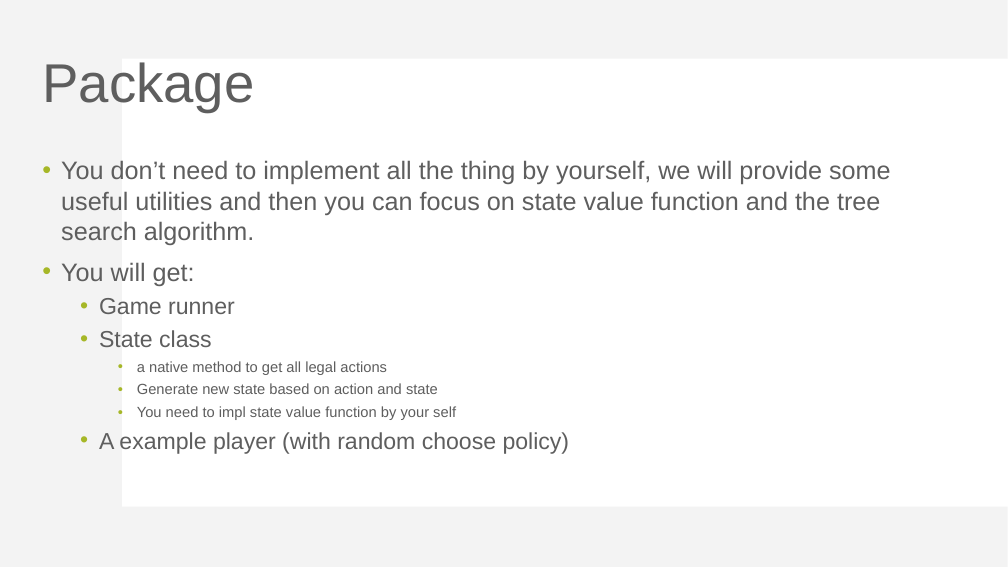
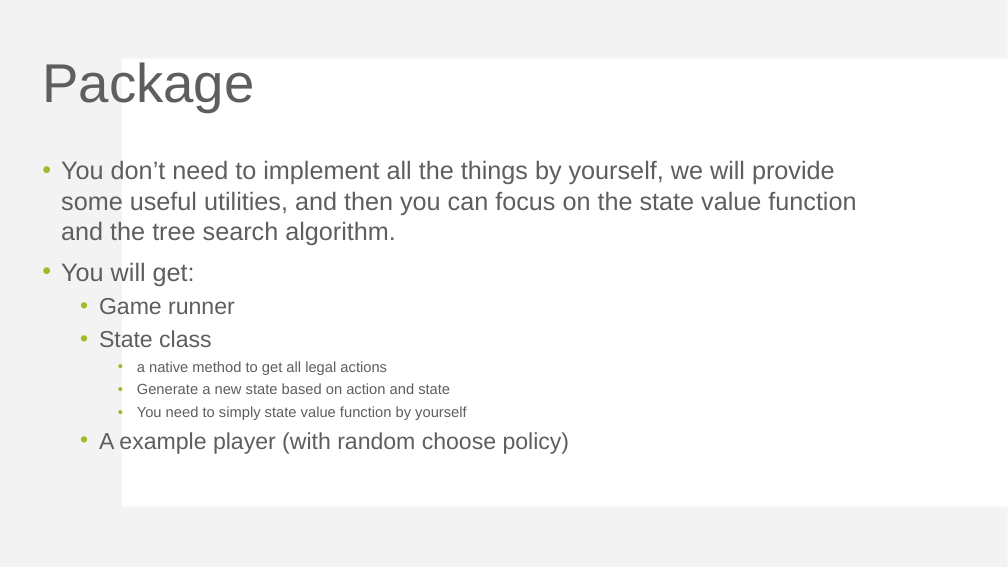
Before and after one commit to yeudah/I2P3-mingxiaa, a slide deck: slide 65 of document/Mini-Project-3-introduction.pptx. Drawn at 1008x567 pixels with LibreOffice and Linux fonts; fonts in the diff are those of the drawing. Boxes give left, top, right and bottom in pixels: in the first picture for what was removed or moved away, otherwise in the second. Text is boxed around its words. In the diff, an @@ line names an element or a change of style, - is before the commit and + after.

```diff
--- a/document/Mini-Project-3-introduction.pptx
+++ b/document/Mini-Project-3-introduction.pptx
@@ text at box(61, 160, 856, 245): text changed @@
-• You don’t need to implement all the thing by yourself, we will provide some useful utilities and then you can focus on state value function and the tree search algorithm.
+• You don’t need to implement all the things by yourself, we will provide some useful utilities, and then you can focus on the state value function and the tree search algorithm.
@@ text at box(137, 383, 467, 420): text changed @@
-    • Generate new state based on action and state
-    • You need to impl state value function by your self
+    • Generate a new state based on action and state
+    • You need to simply state value function by yourself
```
Also in this commit, not shown: 22 other slides changed.
